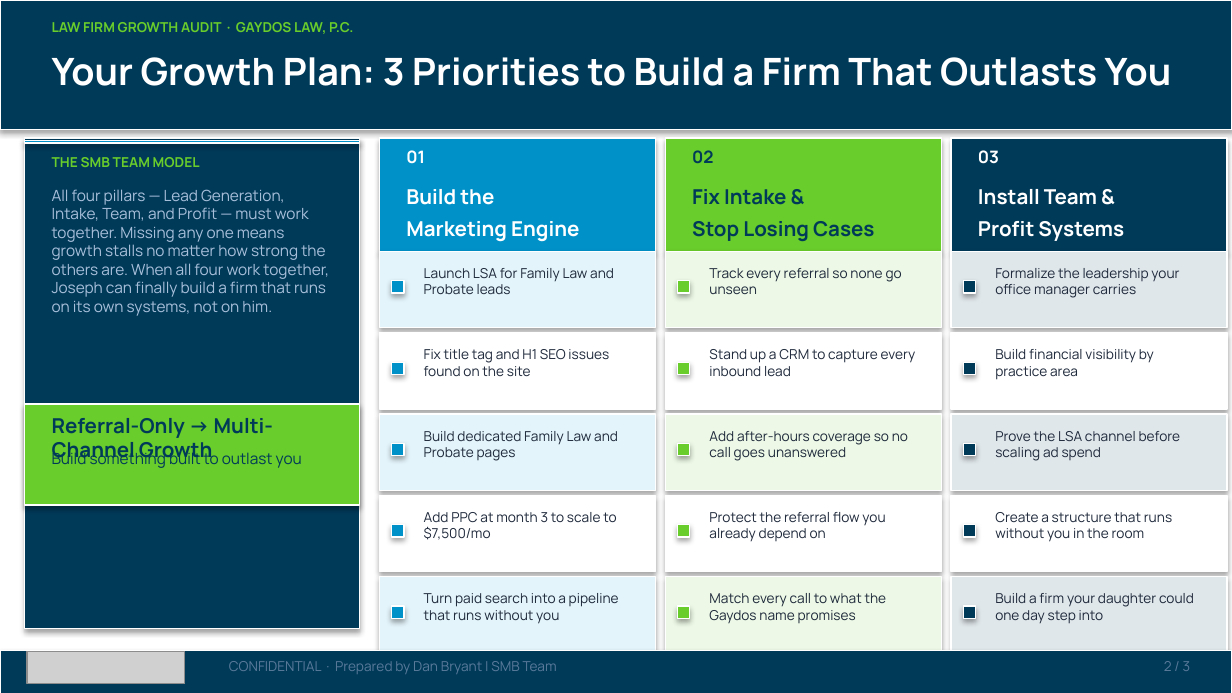
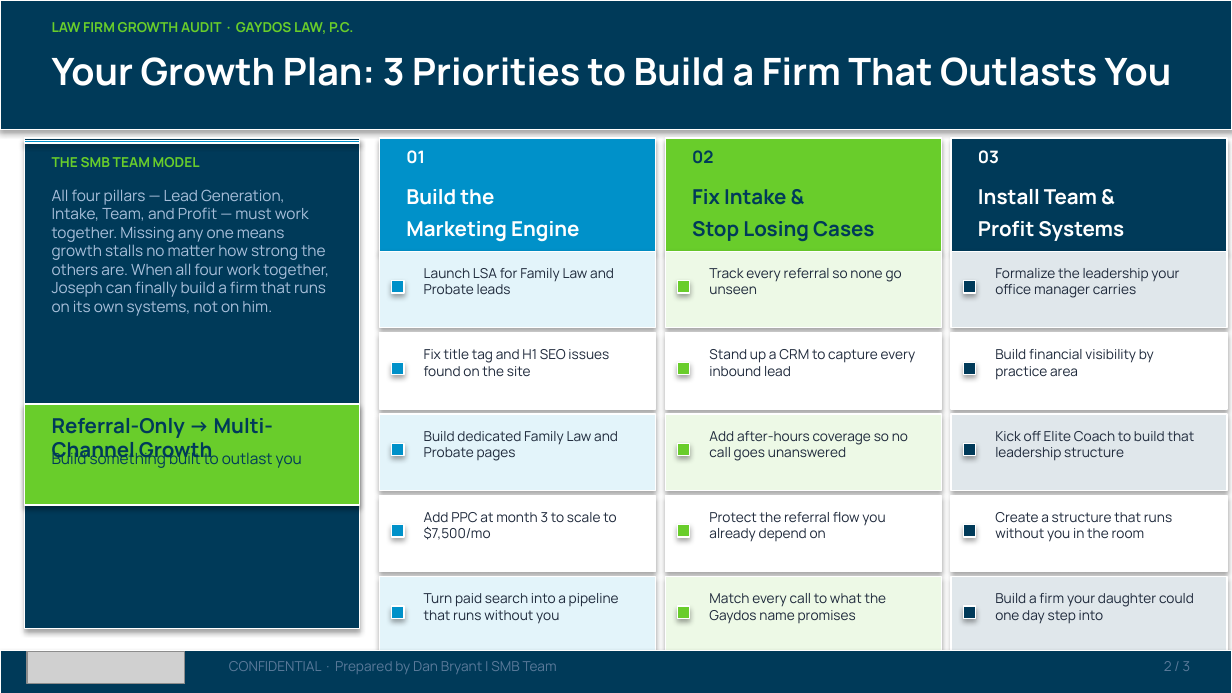
Before and after one commit to SMB-Team-Technology/workwith-smbteam, a slide deck: slide 2 of gaydos-law/Gaydos Law_September 15, 2026_Proposal.pptx. Drawn at 1232x693 pixels with LibreOffice and Linux fonts; fonts in the diff are those of the drawing; grey boxes stand for pictures. Boxes give left, top, right and bottom in pixels: in the first picture for what was removed or moved away, otherwise in the second. Text is boxed around its words. In the diff, an @@ line names an element or a change of style, - is before the commit and + after.

```diff
--- a/gaydos-law/Gaydos Law_September 15, 2026_Proposal.pptx
+++ b/gaydos-law/Gaydos Law_September 15, 2026_Proposal.pptx
@@ text at [995,431,1195,461]: text changed @@
-Prove the LSA channel before scaling ad spend
+Kick off Elite Coach to build that leadership structure
```
Also in this commit, not shown: 1 other slide changed, 9 other files.
